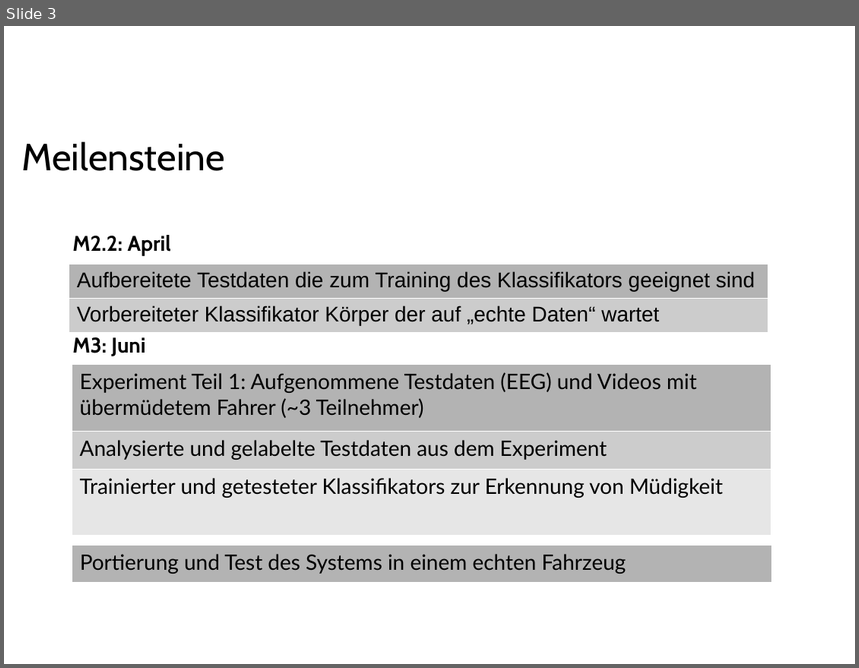
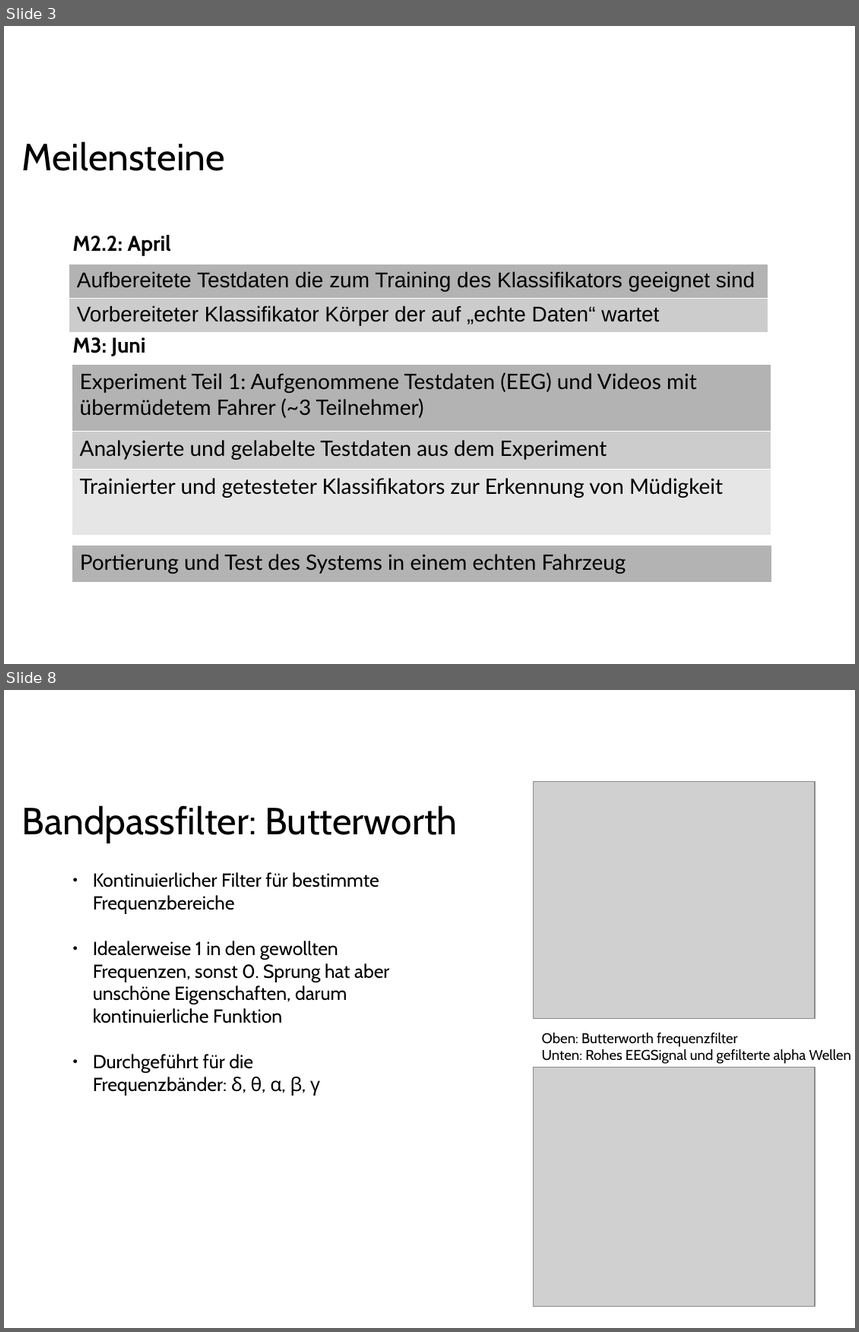
Before and after one commit to ppasler/current-adas, a slide deck: project/Zwischenstand.odp. Shown one above the other, each under a label of ours: slide 3 before the commit, slides 3 and 8 after it; the slides between them are not shown. The pictures are 859x668 and 859x1332 pixels, drawn with LibreOffice and Linux fonts; fonts in the diff are those of the drawing; grey boxes stand for pictures; background and template pictures are left out. Boxes give left, top, right and bottom in pixels: in the first picture for what was removed or moved away, otherwise in the second. Text is boxed around its words. In the diff, an @@ line names an element or a change of style, - is before the commit and + after.

```diff
--- a/project/Zwischenstand.odp
+++ b/project/Zwischenstand.odp
@@ slide 8 added at (4, 690, 855, 1328), background #FFFFFF @@
@@ picture added at (534, 781, 815, 1018) @@
@@ text added at (22, 806, 457, 842), 32 pt, text #000000 @@
+Bandpassfilter: Butterworth
@@ text added at (93, 872, 389, 1096), 16 pt, text #000000 @@
+● Kontinuierlicher Filter für bestimmte Frequenzbereiche
+● Idealerweise 1 in den gewollten Frequenzen, sonst 0. Sprung hat aber unschöne Eigenschaften, darum kontinuierliche Funktion
+● Durchgeführt für die
+  Frequenzbänder: δ, θ, α, β, γ
@@ text added at (542, 1033, 852, 1064), 12 pt, text #000000 @@
+Oben: Butterworth frequenzfilter
+Unten: Rohes EEGSignal und gefilterte alpha Wellen
@@ picture added at (534, 1068, 815, 1307) @@
```
Also in this commit, not shown: 5 slides changed, 3 other slides added, 4 slides removed, 6 other files.
